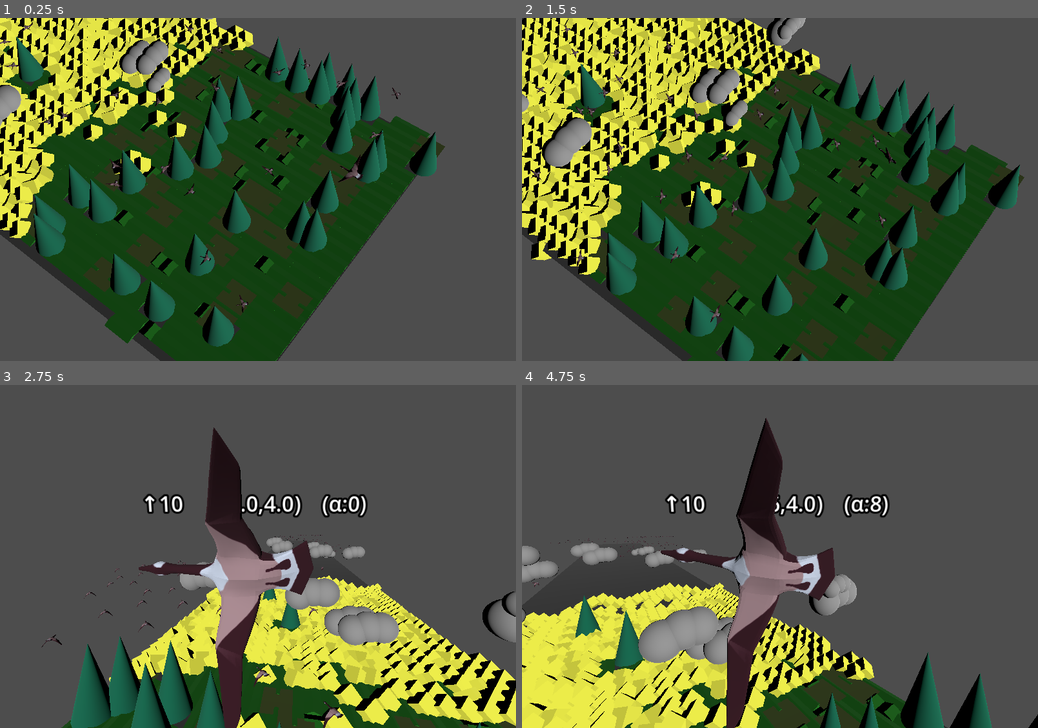
Above: before the commit, frames 1-4 (two rows, left to right).
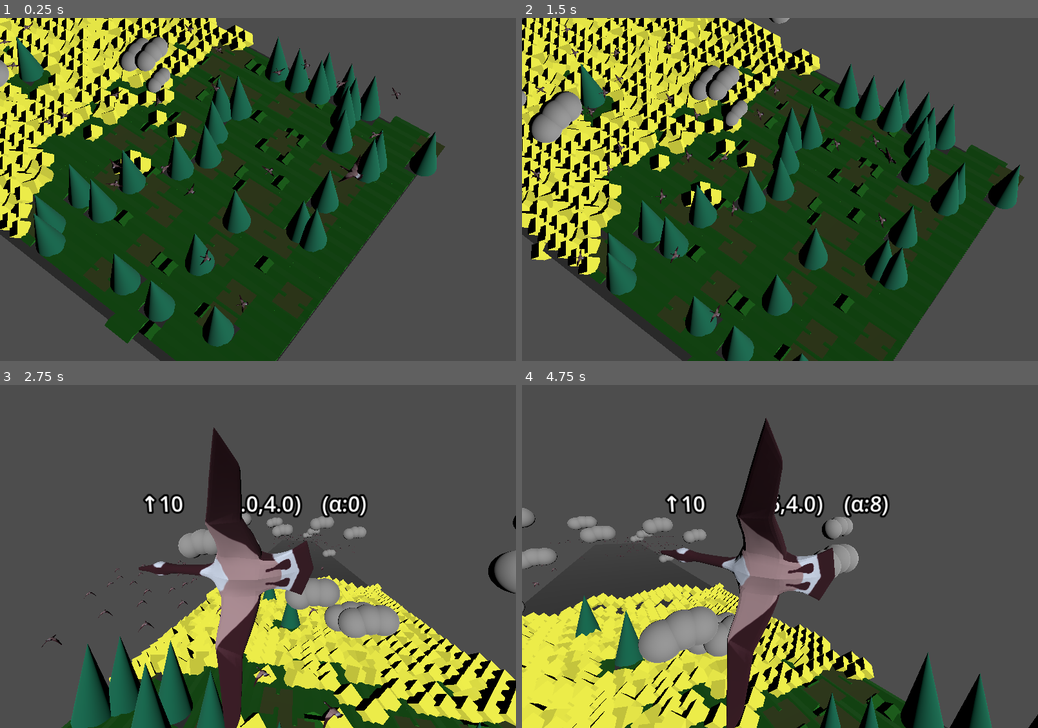
Above: after the commit, the same moments.

Repository: flatweb/gwj90Murat
Game: Godot game, scene res://game.tscn
Two runs of this game, one before a commit and one after it. Both use one fixed random seed, a clock stepped at 60 frames per second and the inputs below. Sound files missing from this copy of the repository are replaced by a short silence.
Inputs (mouse positions are in pixels of both pictures, inside the frame that each line leads up to):
- Up to frame 1 (0.25 s): no input
- Up to frame 2 (1.5 s): move the mouse to (893, 172) at 0.52 s; hold Right (droite) 0.53-1.28 s; tap Z (attente) at 0.6, 1.35 s; click (893, 172) at 0.67 s; move the mouse to (676, 206) at 1.27 s; hold Left (gauche) from 1.28 s (still down)
- Up to frame 3 (2.75 s): move the mouse to (309, 481) at 2.02 s; release Left (gauche) at 2.03 s; hold Right (droite) from 2.03 s (still down); tap C (camera) at 2.1 s; tap Z (attente) at 2.3 s
- Up to frame 4 (4.75 s): move the mouse to (754, 625) at 2.77 s; tap Space (decolle) at 2.85 s; click (754, 625) at 2.92 s; tap Z (attente) at 3.05, 3.8, 4.55 s; move the mouse to (934, 607) at 3.52 s; release Right (droite) at 3.53 s; hold Down (monte) 3.53-4.28 s; hold Left (gauche) from 3.53 s (still down); move the mouse to (625, 505) at 4.27 s; tap V (varieanim) at 4.35 s

The runs differ from the first frame. In frame 1, 0.8% of the frame differs, in the area x 0-42%, y 0-43%; in frame 2, 2.5%; in frame 3, 3.2%; in frame 4, 3.5%, in the area x 0-66%, y 35-82%.

Commit message:
Limitation par étape de la possibilité de revenir en arrière Qqs modifs mineures

Diff:
--- a/game.gd
+++ b/game.gd
@@ -100,7 +100,7 @@
 	var instance : Node
 	for i in range(0,15):  #FIXME
 		instance = scene.instantiate()
-		instance.position.y = randf_range(5.0,8.0) #FIXME
+		instance.position.y = randf_range(5.0,12.0) #FIXME
 		instance.position.z = randf_range(40,82) #FIXME
 		instance.position.x = randf_range(-10,10) #FIXME : en fonction de la géométie
 		instance.scale = ECHELLE_1 * randf_range(1.0,2.0)
--- a/game.tscn
+++ b/game.tscn
@@ -8,6 +8,7 @@
 [ext_resource type="Script" uid="uid://dnltotiqrtdgk" path="res://Boid/assets/scripts/Flock.gd" id="6_eow3j"]
 [ext_resource type="PackedScene" uid="uid://cfttkqdijd15r" path="res://nuage.tscn" id="6_j5wjh"]
 [ext_resource type="PackedScene" uid="uid://dp5b0utxqij4u" path="res://Boid/assets/scenes/Boid.tscn" id="7_j5wjh"]
+[ext_resource type="PackedScene" uid="uid://7he4yxqk453h" path="res://mission.tscn" id="9_vef74"]
 
 [sub_resource type="StandardMaterial3D" id="StandardMaterial3D_80nbo"]
 albedo_color = Color(0.26293245, 0.26293245, 0.26293245, 1)
@@ -74,3 +75,6 @@
 predatorMinDist = 5.0
 cohesionWeight = 0.5
 separationWeight = 3.0
+
+[node name="Mission" parent="." unique_id=1311107278 instance=ExtResource("9_vef74")]
+transform = Transform3D(1, 0, 0, 0, 1, 0, 0, 0, 1, 4.36499, 0, 42.86743)
--- a/nuage.tscn
+++ b/nuage.tscn
@@ -1,5 +1,6 @@
 [gd_scene format=3 uid="uid://cfttkqdijd15r"]
 
+[ext_resource type="Script" uid="uid://csg8m06xeex1" path="res://nuage.gd" id="1_jcwyk"]
 [ext_resource type="Material" uid="uid://dalsu6p60tnr6" path="res://res/palettes/material_nuage.tres" id="1_v1xst"]
 
 [sub_resource type="SphereMesh" id="SphereMesh_v1xst"]
@@ -10,6 +11,7 @@
 [node name="Nuage" type="Area3D" unique_id=1496051760]
 collision_layer = 3
 collision_mask = 3
+script = ExtResource("1_jcwyk")
 
 [node name="MeshInstance3D3" type="MeshInstance3D" parent="." unique_id=1128010245]
 transform = Transform3D(1, 0, 0, 0, 1, 0, 0, 0, 1, 0.41649175, 0, 0)
@@ -25,3 +27,5 @@
 [node name="CollisionShape3D" type="CollisionShape3D" parent="." unique_id=197283345]
 transform = Transform3D(-0.19005513, -0.98177344, 0, 0.98177344, -0.19005513, 0, 0, 0, 1, -0.052546144, 0, 0)
 shape = SubResource("CapsuleShape3D_jcwyk")
+
+[connection signal="body_entered" from="." to="." method="_on_body_entered"]
--- a/oiseau.gd
+++ b/oiseau.gd
@@ -69,6 +69,14 @@
 # node de la forme OIE pour éviter de trop invoquer $OIE
 var nodeoie : Node3D
 
+# étapes et limite max de retour possible en arrière
+var stepsnoback : Array = [80.0, 60.0, 40.0, 20.0, 10.0] #TODO
+var maximumz : float
+const MARGE_MAXIMUMZ = 5.0
+
+func _init():
+	stepsnoback.sort()
+
 func _ready():
 	nodeoie=$OIE
 	demarre()
@@ -80,6 +88,7 @@
 	speedVect = Vector3(0,0,-speedfront)
 	self.rotation = Vector3.ZERO
 	startpos = self.position
+	maximumz = startpos.z + MARGE_MAXIMUMZ
 	en_vol = true
 	anim_start_vol()
 
@@ -255,15 +264,19 @@
 		enaction = true
 		actionencours = action.ATTENTE
 		autorotspeed = calc_rot_speed(actionencours,FACTEUR_ATTENTE)
-		#print ("angle auto=", angle_correction)
 
 func correction():
 	if enaction == false :
 		enaction = true
 		actionencours = action.CORRECTION
 		autorotspeed = calc_rot_speed(actionencours,FACTEUR_CORRECTION)
-		#print ("angle auto=", angle_correction)
 		$AudioPlayerCri.play(4.0)
+
+func decroche():
+	# perturbation liée à un contact avec un nuage
+	var angle = randf_range(-PI/4,PI/4)
+	speedVect = speedVect.rotated(Vector3.UP, angle)
+	self.rotate_y(angle)
 
 func descendre(delta : float):
 	# Note : comme on descend la vitesse en Y est négative
@@ -374,6 +387,14 @@
 	queue_next_anim(ANIM_RESET)
 	$AudioPlayerCri.play(3.0)
 
+#---------------------------------------------------------------
+# Evénements liés à la mission
+#---------------------------------------------------------------
+func mission_remplie(node : Node):
+	if node.name == "Mission":
+		print ("Mission 1 terminée")
+
+
 # fin de partie
 func fin():
 	arrive.emit(distance,0)
@@ -470,7 +491,7 @@
 	# S'assurer qu'on ne va pas toucher les limites en X de la zone de vol
 	if not enaction and \
 		( abs(speedVect.x*1.0 + position.x) > limite_x \
-		   or speedVect.z*1.0 + position.z > startpos.z \
+		   or speedVect.z*1.0 + position.z > maximumz \
 		):
 		# on approche trop du bord
 		# on force un virage
@@ -529,6 +550,21 @@
 				else:
 					# atterrissage
 					atterrissage()
+			elif obj.name.contains("Static"):
+				# on vient de rentrer dans un mur
+				self.position -= speedVect
+				correction()
+				virage(autorotspeed,delta)
+				# on verra le résultat au prochain cycle
+
 	# la distance parcourue se cumule
 	distance += (self.position - positionavant).length()
-	#print ("dist=",distance)
+
+	for stepz in stepsnoback :
+		if self.position.z < stepz :
+			var newmaxz = stepz + MARGE_MAXIMUMZ
+			if newmaxz < maximumz :
+				# Il faudra aussi tenir compte des missions non réalisées ? #TODO
+				print("On a franchi une nouvelle étape à ", stepz)
+				maximumz = newmaxz
+				break
